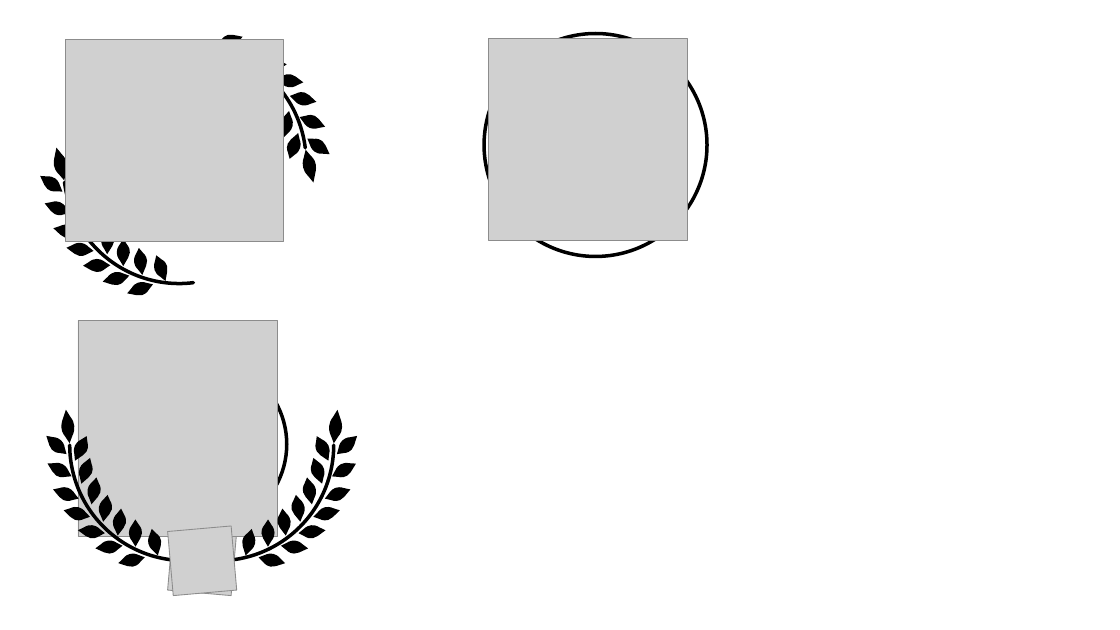
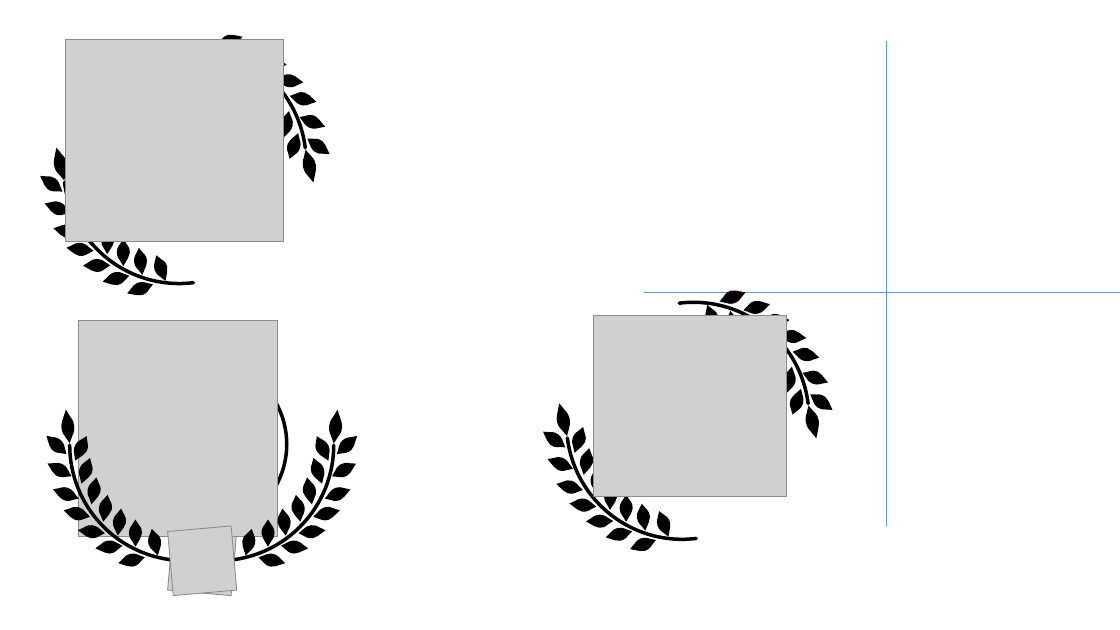
Before and after one commit to fafi-svg/App_web_vacunas, a slide deck: slide 6 of Documents_Desing/Diseños_veterinaria_vacunas.pptx. Drawn at 1120x630 pixels with LibreOffice and Linux fonts; fonts in the diff are those of the drawing; grey boxes stand for pictures. Boxes give left, top, right and bottom in pixels: in the first picture for what was removed or moved away, otherwise in the second. Text is boxed around its words. In the diff, an @@ line names an element or a change of style, - is before the commit and + after.

```diff
--- a/Documents_Desing/Diseños_veterinaria_vacunas.pptx
+++ b/Documents_Desing/Diseños_veterinaria_vacunas.pptx
@@ ellipse removed at bbox=[484, 34, 707, 256] @@
@@ picture removed at bbox=[489, 39, 688, 240] @@
@@ line added from (887, 41) to (887, 526), #5B9BD5 0.5 pt @@
@@ line added from (644, 293) to (1120, 293), #5B9BD5 0.5 pt @@
@@ picture added at bbox=[594, 316, 786, 497] @@
@@ group added at bbox=[545, 289, 831, 553]: 27 freeform shapes, 2 arc (boxed as its full ellipse)s @@
```
Also in this commit, not shown: 1 other slide changed, 1 slide added, 7 other files.
